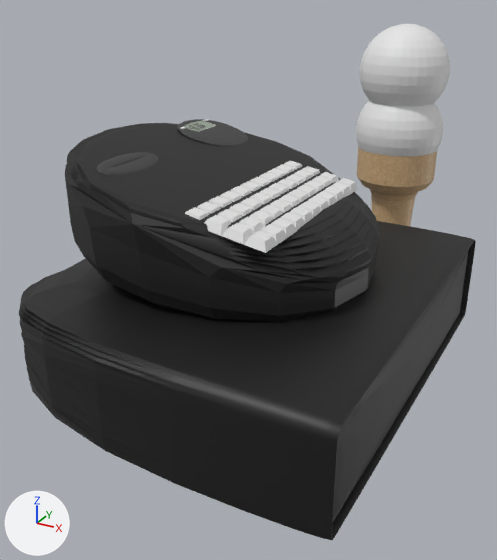
One commit to the Blender file BlenderImports/store_items.blend: the scene before it, then after it.
One viewpoint serves both versions: a camera (50 mm lens) standing at (0.492, -1.034, 0.691) and looking at (-0.119, 0.075, 0.136). Every picture has the same lights, and +X, +Y and +Z are marked at lower left.

Names of what the first picture shows: 'CashRegister', 'ConeVisual', 'Keys', 'Sphere', 'Sphere.001'.
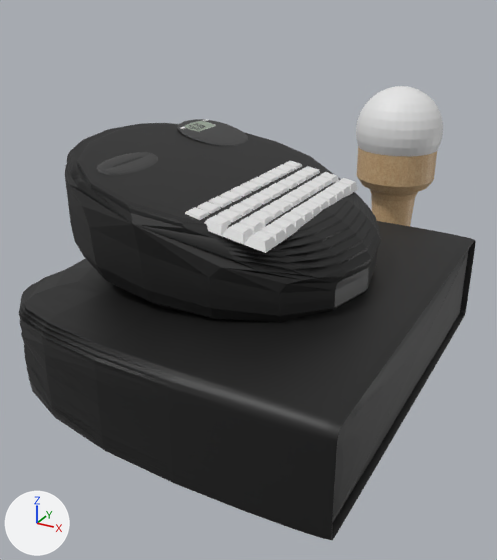
What the commit changed:
In object 'Sphere' (ob_sphere), parent is no longer ob_conevisual.
In object 'Sphere' (ob_sphere), matrix_parent_inverse is no longer Matrix(((17.86, 0.0, 0.0, 0.0), (0.0, 17.86, 0.0, -11.07), (0.0, 0.0, 17.86, -1.964), (0.0, 0.0, 0.0, 1.0))).
Object 'Sphere.001' (ob_sphere_001) is deleted.

Pixel boxes [x1, y1, x2, y2] of what changed, in the pictures (497 x 560 px):
'Sphere.001', deleted
    before: [360, 24, 450, 106]
'Sphere', moved
    before: [356, 101, 443, 156]
    after: [356, 86, 443, 156]
